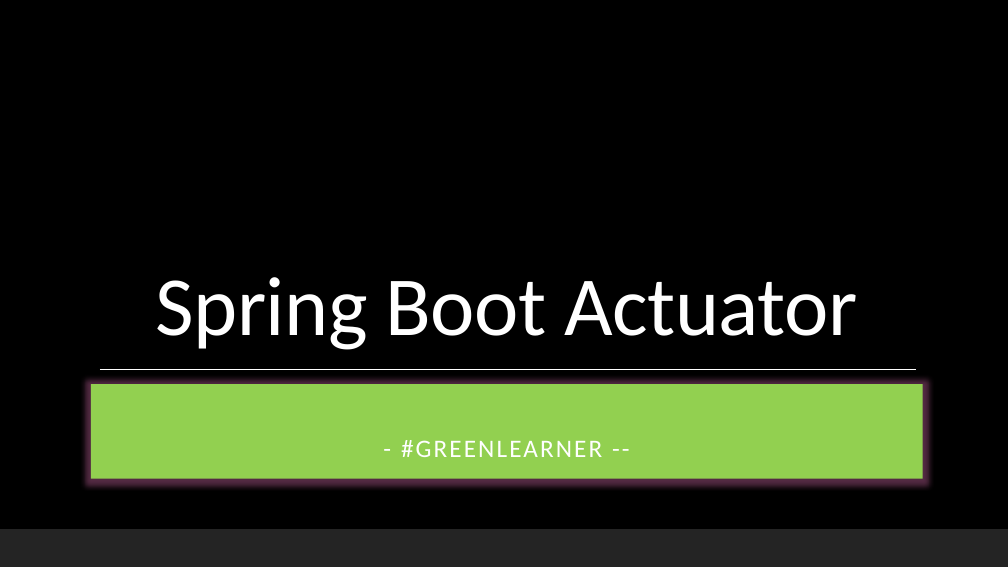
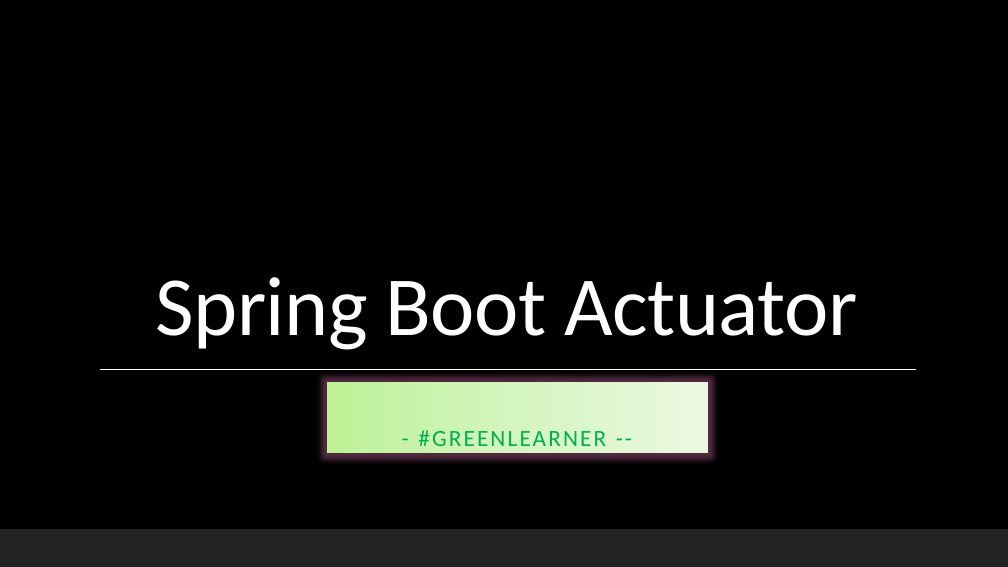
Before and after one commit to codefarm0/Microservices, a slide deck: slide 1 of ppt/Spring boot actuator.pptx. Drawn at 1008x567 pixels with LibreOffice and Linux fonts; fonts in the diff are those of the drawing; background and template pictures are left out. Boxes give left, top, right and bottom in pixels: in the first picture for what was removed or moved away, otherwise in the second. Text is boxed around its words. In the diff, an @@ line names an element or a change of style, - is before the commit and + after.

Commit message:
adding actuators and related changes

```diff
--- a/ppt/Spring boot actuator.pptx
+++ b/ppt/Spring boot actuator.pptx
@@ subtitle "- #GREENLEARNER --": place and size @@
-subtitle "- #GREENLEARNER --" at bbox=[91, 384, 923, 479]
+subtitle "- #GREENLEARNER --" at bbox=[327, 383, 708, 453]
@@ subtitle "- #GREENLEARNER --" at bbox=[327, 383, 708, 453]: size 24 to 22.2 pt, text colour #FFFFFF to #00B050; line spacing 1 to 0.8; fill #92D050 to gradient #BEF297 to #D5F6C0 to #EAFAE0 @@
```
Also in this commit, not shown: 5 other slides changed, 1 slide removed, 3 other files.
